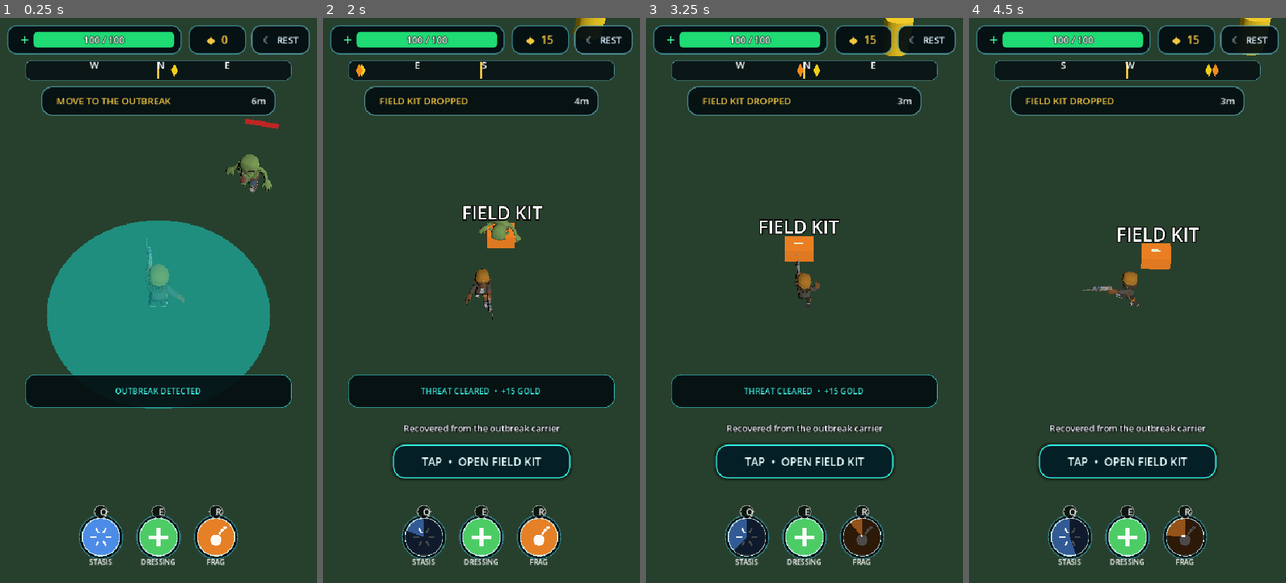
Above: before the commit, frames 1-4 (left to right).
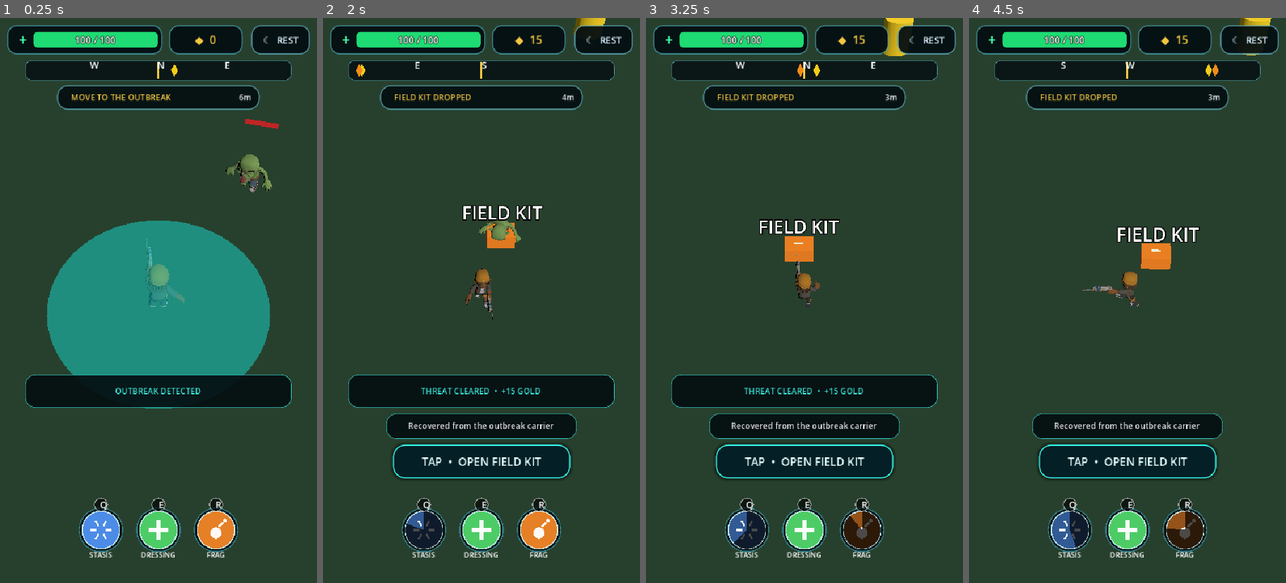
Above: after the commit, the same moments.

Repository: Geoboardman/zombie-gps
Game: Godot game, scene res://scenes/main.tscn
Two runs of this game, one before a commit and one after it. Both use one fixed random seed, a clock stepped at 60 frames per second and the inputs below.
Inputs (mouse positions are in pixels of both pictures, inside the frame that each line leads up to):
- Up to frame 1 (0.25 s): no input
- Up to frame 2 (2 s): tap Enter (ui_accept) at 0.5, 0.77, 1.52 s; move the mouse to (424, 537) at 0.52 s; hold D (move_right) 0.53-1.28 s; tap Q (ability_1) at 0.6 s; click (424, 537) at 0.67 s; move the mouse to (481, 537) at 1.27 s; hold S (move_back) from 1.28 s (still down); tap E (ability_2) at 1.35 s; click (481, 537) at 1.42 s
- Up to frame 3 (3.25 s): move the mouse to (861, 537) at 2.02 s; release S (move_back) at 2.03 s; hold D (move_right) 2.03-2.78 s; tap R (ability_3) at 2.1 s; click (861, 537) at 2.17 s; move the mouse to (788, 413) at 2.77 s; hold W (move_forward) from 2.78 s (still down); tap Shift at 2.85 s; click (788, 413) at 2.92 s; tap Enter (ui_accept) at 3.02 s
- Up to frame 4 (4.5 s): move the mouse to (1222, 385) at 3.52 s; release W (move_forward) at 3.53 s; hold A (move_left) from 3.53 s (still down); tap Q (ability_1) at 3.6 s; tap Enter (ui_accept) at 3.77 s; move the mouse to (1032, 215) at 4.27 s; tap E (ability_2) at 4.35 s

The runs differ from the first frame. In frame 1, 5.3% of the frame differs, in the area x 6-87%, y 1-97%; in frame 2, 7.8%; in frame 3, 7.8%; in frame 4, 7.8%.

Commit message:
Refine compact HUD spacing

Diff:
--- a/scenes/main.tscn
+++ b/scenes/main.tscn
@@ -170,7 +170,6 @@
 hud_label_path = NodePath("../HUD/PlayerHPLabel")
 health_bar_path = NodePath("../HUD/HealthBar")
 currency_label_path = NodePath("../HUD/CurrencyLabel")
-build_label_path = NodePath("../HUD/BuildLabel")
 
 [node name="CollisionShape3D" type="CollisionShape3D" parent="Player"]
 transform = Transform3D(1, 0, 0, 0, 1, 0, 0, 0, 1, 0, 1, 0)
@@ -242,7 +241,7 @@
 [node name="HUD" type="CanvasLayer" parent="."]
 
 [node name="StatusPanel" type="Panel" parent="HUD"]
-anchor_right = 0.58
+anchor_right = 0.52
 offset_left = 12.0
 offset_top = 12.0
 offset_right = -4.0
@@ -250,10 +249,9 @@
 theme_override_styles/panel = SubResource("StyleBox_status")
 
 [node name="HPTitle" type="Label" parent="HUD"]
-anchor_right = 0.58
 offset_left = 24.0
 offset_top = 19.0
-offset_right = -252.0
+offset_right = 55.0
 offset_bottom = 54.0
 theme_override_colors/font_color = Color(0.25, 1, 0.67, 1)
 theme_override_font_sizes/font_size = 25
@@ -262,10 +260,10 @@
 vertical_alignment = 1
 
 [node name="HealthBar" type="ProgressBar" parent="HUD"]
-anchor_right = 0.58
+anchor_right = 0.52
 offset_left = 57.0
 offset_top = 24.0
-offset_right = -16.0
+offset_right = -12.0
 offset_bottom = 50.0
 mouse_filter = 2
 theme_override_styles/background = SubResource("StyleBox_health_bg")
@@ -274,10 +272,10 @@
 show_percentage = false
 
 [node name="PlayerHPLabel" type="Label" parent="HUD"]
-anchor_right = 0.58
+anchor_right = 0.52
 offset_left = 57.0
 offset_top = 24.0
-offset_right = -16.0
+offset_right = -12.0
 offset_bottom = 50.0
 mouse_filter = 2
 theme_override_colors/font_outline_color = Color(0, 0, 0, 0.9)
@@ -288,8 +286,8 @@
 vertical_alignment = 1
 
 [node name="CurrencyLabel" type="Label" parent="HUD"]
-anchor_left = 0.59
-anchor_right = 0.78
+anchor_left = 0.53
+anchor_right = 0.77
 offset_left = 2.0
 offset_top = 12.0
 offset_right = -2.0
@@ -312,10 +310,10 @@
 strip_height = 34.0
 
 [node name="ObjectivePanel" type="Panel" parent="HUD"]
-anchor_left = 0.13
-anchor_right = 0.87
-offset_top = 116.0
-offset_bottom = 166.0
+anchor_left = 0.18
+anchor_right = 0.82
+offset_top = 114.0
+offset_bottom = 156.0
 theme_override_styles/panel = SubResource("StyleBox_objective")
 
 [node name="ObjectiveTitle" type="Label" parent="HUD/ObjectivePanel"]
@@ -324,7 +322,7 @@
 anchor_bottom = 1.0
 offset_left = 10.0
 theme_override_colors/font_color = Color(0.95, 0.78, 0.25, 1)
-theme_override_font_sizes/font_size = 16
+theme_override_font_sizes/font_size = 14
 text = "SCANNING THE OUTBREAK"
 text_overrun_behavior = 3
 vertical_alignment = 1
@@ -334,7 +332,7 @@
 anchor_right = 0.96
 anchor_bottom = 1.0
 theme_override_colors/font_color = Color(0.88, 0.9, 0.92, 1)
-theme_override_font_sizes/font_size = 16
+theme_override_font_sizes/font_size = 14
 text = "LOCATING"
 horizontal_alignment = 2
 vertical_alignment = 1
@@ -385,16 +383,18 @@
 detail_label_path = NodePath("DetailLabel")
 
 [node name="DetailLabel" type="Label" parent="HUD/InteractionController"]
-anchor_left = 0.15
-anchor_top = 0.715
-anchor_right = 0.85
-anchor_bottom = 0.75
+anchor_left = 0.2
+anchor_top = 0.7
+anchor_right = 0.8
+anchor_bottom = 0.745
 mouse_filter = 2
 theme_override_colors/font_color = Color(0.9, 0.93, 0.95, 1)
 theme_override_colors/font_outline_color = Color(0, 0, 0, 0.9)
 theme_override_constants/outline_size = 6
-theme_override_font_sizes/font_size = 15
-horizontal_alignment = 1
+theme_override_font_sizes/font_size = 14
+theme_override_styles/normal = SubResource("StyleBox_toast")
+horizontal_alignment = 1
+vertical_alignment = 1
 
 [node name="ActionButton" type="Button" parent="HUD/InteractionController"]
 anchor_left = 0.22
@@ -415,9 +415,9 @@
 anchor_top = 1.0
 anchor_bottom = 1.0
 offset_left = -130.0
-offset_top = -132.0
+offset_top = -144.0
 offset_right = 130.0
-offset_bottom = -12.0
+offset_bottom = -24.0
 script = ExtResource("16_abar")
 player_path = NodePath("../../Player")
 knockback_button_path = NodePath("KnockbackButton")
